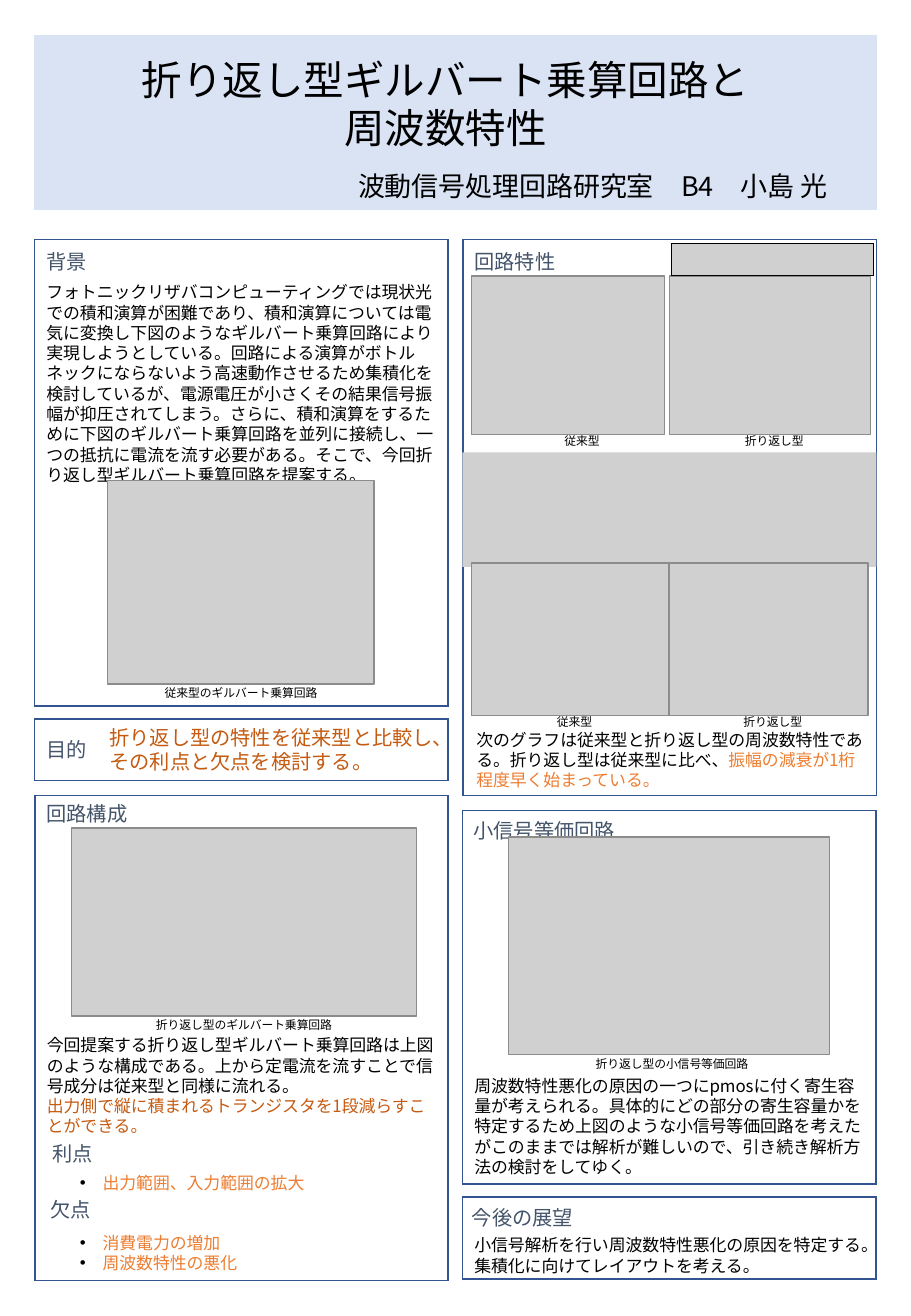
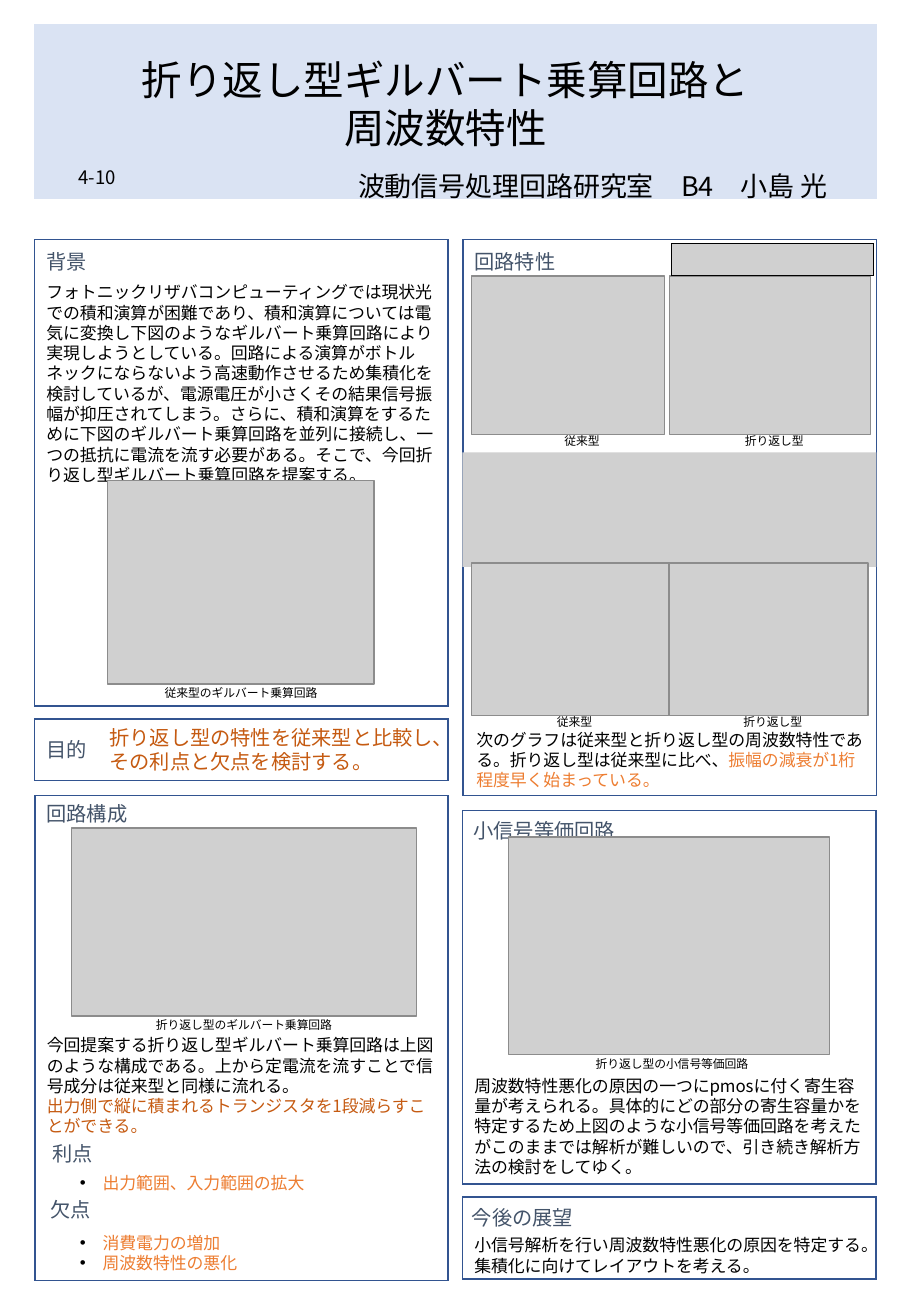
Before and after one commit to kjm-desktop10400/reserch, a slide deck: slide 1 of folded_gilbert/20230906中間発表/ポスター.pptx. Drawn at 911x1316 pixels with LibreOffice and Linux fonts; fonts in the diff are those of the drawing; grey boxes stand for pictures. Boxes give left, top, right and bottom in pixels: in the first picture for what was removed or moved away, otherwise in the second. Text is boxed around its words. In the diff, an @@ line names an element or a change of style, - is before the commit and + after.

```diff
--- a/folded_gilbert/20230906中間発表/ポスター.pptx
+++ b/folded_gilbert/20230906中間発表/ポスター.pptx
@@ rectangle: place and size @@
-rectangle at box(34, 35, 876, 209)
+rectangle at box(34, 24, 876, 198)
@@ text added at box(79, 170, 116, 184), 11 pt, text #000000 @@
+4-10
```
